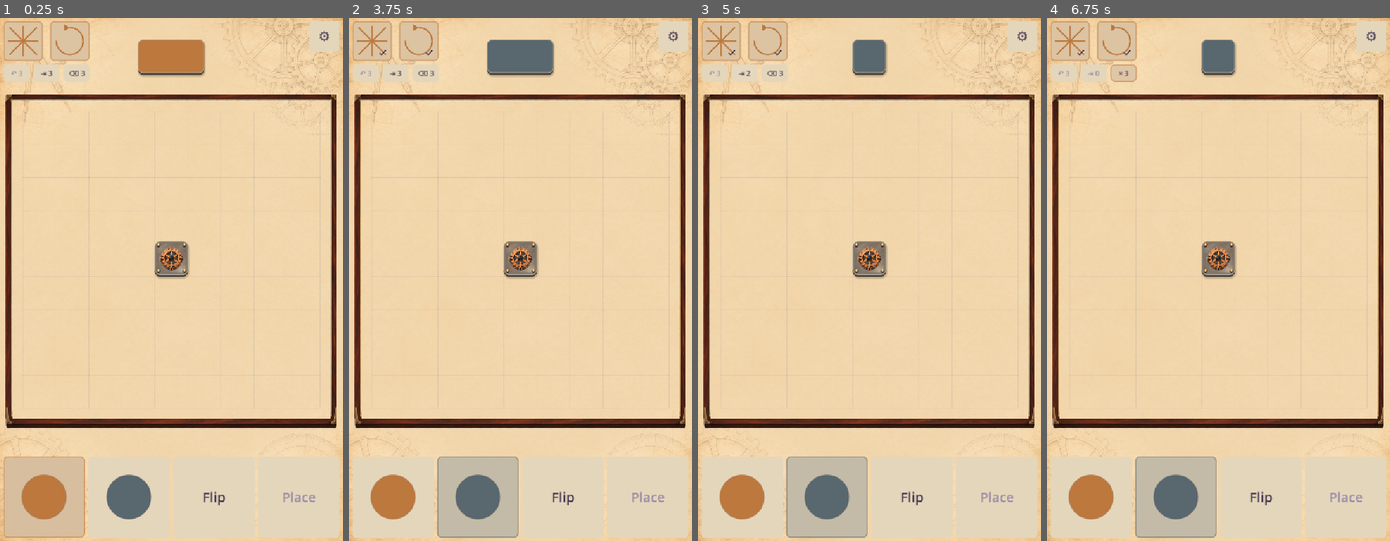
Above: before the commit, frames 1-4 (left to right).
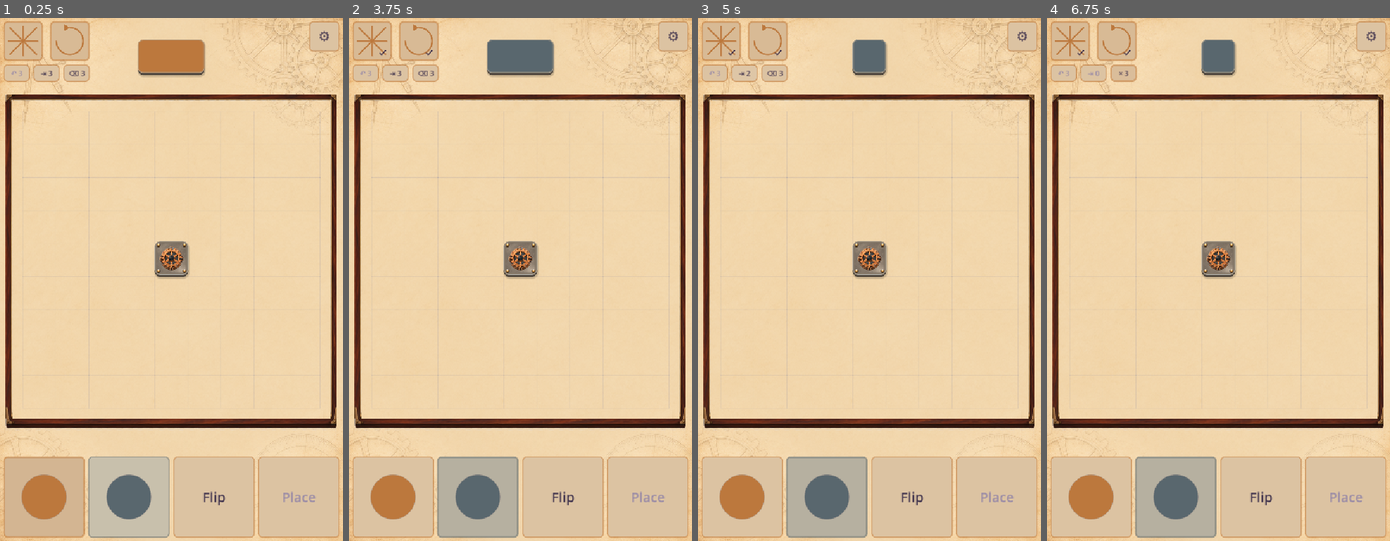
Above: after the commit, the same moments.

Repository: Shine-game/Tiles
Game: Godot game, scene res://main.tscn
Same seed, same stepped clock (60 frames per second), same inputs: the game is played once before the commit and once after it. Sound files missing from this copy of the repository are replaced by a short silence.
Inputs (mouse positions are in pixels of both pictures, inside the frame that each line leads up to):
- Up to frame 1 (0.25 s): no input
- Up to frame 2 (3.75 s): click (373, 38) at 0.52 s; click (417, 38) at 1.27 s; click "Flip" at 2 s; click (393, 499) at 2.77 s; click (479, 499) at 3.52 s
- Up to frame 3 (5 s): click "⇥ 3" at 4.25 s
- Up to frame 4 (6.75 s): click "⇥ 2" at 5 s; click "⇥ 1" at 5.75 s; click "⌫ 3" at 6.5 s

The runs differ from the first frame. In frame 1, 11% of the frame differs, in the area x 1-99%, y 0-100%; in frame 2, 11%; in frame 3, 11%; in frame 4, 11%.

Commit message:
Enlarge framed settings menu and add optional field symmetry axes

Diff:
--- a/scripts/board_view.gd
+++ b/scripts/board_view.gd
@@ -19,6 +19,7 @@
 const CoralLayer = preload("res://scripts/coral_visuals.gd")
 const MazeGrowth = preload("res://scripts/labyrinth_growth.gd")
 const MazeRenderer = preload("res://scripts/labyrinth_renderer.gd")
+const Axes = preload("res://scripts/field_axes.gd")
 const Growth = preload("res://scripts/growth.gd")
 var board: Array = []
 var pattern = Growth.new()
@@ -30,6 +31,11 @@
 var direction_by_edge: Dictionary = {}
 var leaf_texture: Texture2D = Brush.leaf()
 var announced_flowers: Dictionary = {}
+var axes_overlay: Control
+var show_axes := false:
+	set(enabled):
+		show_axes = enabled
+		_sync_axes()
 var show_guides := true
 var growth_before: Array = []
 var labyrinth := false
@@ -284,6 +290,19 @@
 			sprite.material.set_shader_parameter("grid_size", occupied_platform.grid_size)
 			sprite.material.set_shader_parameter("screen_pixel", 256.0 / pitch)
 
+	_sync_axes()
+
+func _sync_axes() -> void:
+	var enabled: bool = show_axes and show_guides and not complete_background and not board.is_empty()
+	if axes_overlay == null:
+		if not enabled: return
+		axes_overlay = Axes.new()
+		axes_overlay.name = "SymmetryAxes"
+		add_child(axes_overlay)
+	axes_overlay.visible = enabled
+	if enabled:
+		axes_overlay.configure(Rect2(_point(Vector2.ZERO), Vector2.ONE * board.size() * pitch), pitch)
+
 func surface_depth() -> float:
 	return 4.0 if clockwork else Platform.depth(pitch)
 
--- /dev/null
+++ b/scripts/field_axes.gd
@@ -0,0 +1,40 @@
+extends Control
+
+const Palette = preload("res://scripts/palette.gd")
+var pitch := 64.0
+
+func _ready() -> void:
+	mouse_filter = Control.MOUSE_FILTER_IGNORE
+	z_index = 45
+	resized.connect(queue_redraw)
+
+func configure(bounds: Rect2, cell_pitch: float) -> void:
+	position = bounds.position
+	size = bounds.size
+	pitch = cell_pitch
+	queue_redraw()
+
+func axes() -> Array:
+	var center := size / 2
+	return [
+		[Vector2(center.x, 0), Vector2(center.x, size.y)],
+		[Vector2(0, center.y), Vector2(size.x, center.y)],
+		[Vector2.ZERO, size],
+		[Vector2(0, size.y), Vector2(size.x, 0)],
+	]
+
+func _draw() -> void:
+	var dash: float = clampf(pitch * 0.16, 6, 14)
+	# The light casing and dark center remain readable over every tile material.
+	for axis: Array in axes():
+		var start: Vector2 = axis[0]
+		var finish: Vector2 = axis[1]
+		var direction := (finish - start).normalized()
+		var distance := start.distance_to(finish)
+		var offset := 0.0
+		while offset < distance:
+			var a := start + direction * offset
+			var b := start + direction * minf(distance, offset + dash)
+			draw_line(a, b, Color(1, 1, 1, 0.82), 4, true)
+			draw_line(a, b, Color(Palette.text(), 0.85), 1.5, true)
+			offset += dash * 1.6
--- a/scripts/main.gd
+++ b/scripts/main.gd
@@ -10,6 +10,7 @@
 const GrowthSounds = preload("res://scripts/growth_audio.gd")
 const PaletteChoice = preload("res://scripts/palette_choice.gd")
 const Gallery = preload("res://scripts/gallery.gd")
+const Frame = preload("res://scripts/board_frame.gd")
 const ThemeTile = preload("res://scripts/theme_tile.gd")
 const ColorMark = preload("res://scripts/color_mark.gd")
 const SymmetryIcon = preload("res://scripts/symmetry_icon.gd")
@@ -55,6 +56,7 @@
 var palette_button: Button
 var palette_menu: PanelContainer
 var palette_list: Control
+var menu_frame: BoardFrame
 var palette_options: Array = []
 var indicators: Array = []
 var size_picker: Button
@@ -65,11 +67,13 @@
 var theme_options: Array = []
 var difficulty_options: Array = []
 var settings_options: Array = []
+var menu_close: Button
 var back_button: Button
 var vine_colors_button: Button
 var themes_back_button: Button
 var background_button: Button
 var effects_button: Button
+var axes_button: Button
 var menu_title: Label
 var confirmation: ConfirmationDialog
 var pending_change: Callable
@@ -155,6 +159,9 @@
 	add_child(palette_menu)
 	palette_list = Control.new()
 	palette_menu.add_child(palette_list)
+	menu_frame = Frame.new()
+	menu_frame.name = "SettingsFrame"
+	palette_list.add_child(menu_frame)
 	_build_settings()
 	reef_background = ColorRect.new()
 	reef_background.mouse_filter = Control.MOUSE_FILTER_IGNORE
@@ -520,6 +527,7 @@
 	menu_title = Label.new()
 	menu_title.horizontal_alignment = HORIZONTAL_ALIGNMENT_CENTER
 	palette_list.add_child(menu_title)
+	menu_close = _menu_button("×", func(): palette_menu.hide())
 	back_button = _menu_button("‹ Settings", func(): _show_menu("Settings"))
 	for page: String in ["Themes", "Difficulty", "Gallery", "Sound Settings"]:
 		settings_options.append(_menu_button(page, _open_gallery if page == "Gallery" else _show_menu.bind(page)))
@@ -533,6 +541,8 @@
 		theme_options.append(option)
 	for level in range(3):
 		difficulty_options.append(_menu_button(["Easy", "Moderate", "Difficult"][level], _request_difficulty.bind(level)))
+	axes_button = _menu_button("Show axes on field: Off", _toggle_axes)
+	axes_button.toggle_mode = true
 	vine_colors_button = _menu_button("Vine colors", _show_menu.bind("Vine colors"))
 	themes_back_button = _menu_button("‹ Themes", _show_menu.bind("Themes"))
 	for i in range(Palette.PAIRS.size()):
@@ -568,55 +578,95 @@
 	elif menu_page == "Vine colors":
 		options = [themes_back_button] + palette_options
 	elif menu_page == "Difficulty":
-		options = [back_button] + difficulty_options + [size_picker, new_button]
+		options = [back_button] + difficulty_options + [axes_button, size_picker, new_button]
 	elif menu_page == "Sound Settings":
 		options = [back_button, background_button, effects_button]
-	var width: float = minf(360, size.x - 2 * pad)
-	var row_height: float = minf(64, (size.y - 4 * pad - 42) / options.size() - 6)
-	var height: float = 38 + (row_height + 6) * options.size() + 12
+	menu_frame.apply_theme(Palette.theme_id())
+	_refresh_menu_style()
+	var inset: Vector4 = Frame.margins() if menu_frame.is_present() else Vector4(12, 12, 12, 12)
+	var desired_height: float = (38 + 70 * options.size() + 12) * 1.5
+	var width: float = minf(540, size.x - 2 * pad)
+	var height: float = minf(desired_height, size.y - 2 * pad)
+	var scale_factor: float = minf(1, minf(width / 540, height / desired_height))
+	var content_width: float = width - inset.x - inset.z
+	var content_height: float = height - inset.y - inset.w
+	var title_height: float = 57 * scale_factor
+	var gap: float = 9 * scale_factor
+	var bottom: float = 18 * scale_factor
+	var row_height: float = (content_height - title_height - bottom - gap * (options.size() - 1)) / options.size()
 	var y: float = minf(palette_button.get_rect().end.y + pad, size.y - pad - height)
 	_set_rect(palette_menu, Rect2((size.x - width) / 2, maxf(pad, y), width, height))
+	_set_rect(palette_list, Rect2(Vector2(inset.x, inset.y), Vector2(content_width, content_height)))
+	menu_frame.surround(Rect2(Vector2.ZERO, Vector2(content_width, content_height)))
 	menu_title.text = menu_page
-	menu_title.add_theme_font_size_override("font_size", 20)
-	_set_rect(menu_title, Rect2(0, 0, width - 12, 32))
+	menu_title.add_theme_font_size_override("font_size", maxi(12, roundi(40 * scale_factor)))
+	var close_side: float = maxf(22, 48 * scale_factor)
+	menu_close.show()
+	menu_close.add_theme_font_size_override("font_size", maxi(11, roundi(28 * scale_factor)))
+	_set_rect(menu_close, Rect2(content_width - close_side, 0, close_side, close_side))
+	_set_rect(menu_title, Rect2(close_side + gap, 0, maxf(1, content_width - 2 * (close_side + gap)), title_height - gap))
 	new_button.text = "Restart"
+	axes_button.text = "Show axes on field: " + ("On" if board_view.show_axes else "Off")
+	axes_button.set_pressed_no_signal(board_view.show_axes)
 	background_button.text = "Background noises: " + ("On" if sounds.background_enabled else "Off")
 	effects_button.text = "Special effects: " + ("On" if sounds.effects_enabled else "Off")
 	for i in range(theme_options.size()):
 		var id: String = Palette.THEMES[i]
 		theme_options[i].text = ("✓ " if id == Palette.theme_id() else "") + Palette.theme_label(id)
-		# Space at the left leaves the core tile fully visible.
-		theme_options[i].add_theme_constant_override("h_separation", 12)
 		var tile: Control = theme_options[i].get_child(0)
-		_set_rect(tile, Rect2(width - row_height - 24, 8, row_height - 16, row_height - 16))
+		var tile_side: float = maxf(16, row_height - 16 * scale_factor)
+		theme_options[i].set_meta("menu_right_inset", tile_side + 20)
+		_set_rect(tile, Rect2(content_width - tile_side - 12, (row_height - tile_side) / 2, tile_side, tile_side))
 	for i in range(difficulty_options.size()):
 		difficulty_options[i].text = ("✓ " if i == difficulty else "") + ["Easy", "Moderate", "Difficult"][i]
 	for i in range(options.size()):
-		options[i].show()
-		_set_rect(options[i], Rect2(0, 38 + i * (row_height + 6), width - 12, row_height))
-		var font_size: int = clampi(roundi(row_height * 0.3), 11, 18)
-		if theme_options.has(options[i]):
-			font_size = mini(font_size, maxi(10, int((width - 100) / 12.5)))
-		options[i].add_theme_font_size_override("font_size", font_size)
+		var button: Button = options[i]
+		button.show()
+		if palette_options.has(button):
+			button.set_meta("menu_right_inset", row_height + 12)
+		var text_width: float = content_width - (18 if theme_options.has(button) else 6) - float(button.get_meta("menu_right_inset", 6))
+		var font_size: int = maxi(11, roundi(36 * scale_factor))
+		var font: Font = button.get_theme_font("font")
+		while font_size > 10 and font.get_string_size(button.text, HORIZONTAL_ALIGNMENT_LEFT, -1, font_size).x > text_width:
+			font_size -= 1
+		button.add_theme_font_size_override("font_size", font_size)
+		_set_rect(button, Rect2(0, title_height + i * (row_height + gap), content_width, row_height))
+
+func _refresh_menu_style() -> void:
+	var menu_style := _style(Palette.controls())
+	var inset: Vector4 = Frame.margins() if menu_frame.is_present() else Vector4(12, 12, 12, 12)
+	menu_style.content_margin_left = inset.x
+	menu_style.content_margin_top = inset.y
+	menu_style.content_margin_right = inset.z
+	menu_style.content_margin_bottom = inset.w
+	menu_style.set_border_width_all(0 if menu_frame.is_present() else 2)
+	menu_style.border_color = Color(Palette.tile(1), 0.6)
+	palette_menu.add_theme_stylebox_override("panel", menu_style)
 
 func _apply_button_style(button: Button, active: bool = false, color: int = 1) -> void:
 	for state: String in ["normal", "hover", "pressed", "hover_pressed", "disabled"]:
-		var ink: Color = Palette.controls().lerp(Palette.tile(color), 0.20) if active else Palette.controls()
+		var ink: Color = Palette.controls().lerp(Palette.tile(color), 0.30 if active else 0.20)
 		if state == "hover": ink = ink.lightened(0.04)
 		if state in ["pressed", "hover_pressed"]: ink = ink.darkened(0.025)
 		var style := _style(ink)
-		style.set_border_width_all(2 if active else 0)
+		style.set_border_width_all(3 if active else 2)
 		style.border_color = Color(Palette.tile(color), 0.6)
 		if button in [undo_button, skip_button, erase_button]:
 			style.content_margin_top = 2
 			style.content_margin_bottom = 2
 		if theme_options.has(button):
 			style.content_margin_left = 18
-			style.content_margin_right = 70
+			style.content_margin_right = float(button.get_meta("menu_right_inset", 70))
+		elif palette_options.has(button):
+			style.content_margin_right = float(button.get_meta("menu_right_inset", 70))
 		button.add_theme_stylebox_override(state, style)
 	for state: String in ["font_color", "font_hover_color", "font_pressed_color", "font_hover_pressed_color", "font_focus_color"]:
 		button.add_theme_color_override(state, Palette.text())
 	button.add_theme_color_override("font_disabled_color", Palette.muted())
+	var focus := _style(Color.TRANSPARENT)
+	focus.set_border_width_all(2)
+	focus.border_color = Color(Palette.tile(color), 0.9)
+	button.add_theme_stylebox_override("focus", focus)
 
 func _refresh_theme() -> void:
 	reef_background.visible = Palette.coral_reef
@@ -634,15 +684,14 @@
 			active = sounds.background_enabled
 		elif button == effects_button:
 			active = sounds.effects_enabled
+		elif button == axes_button:
+			active = board_view.show_axes
 		elif button == erase_button:
 			active = erase_mode
 		_apply_button_style(button, active, color)
 	for button: Button in [blue_button, coral_button]:
 		button.get_child(0).queue_redraw()
-	var menu_style := _style(Palette.controls())
-	menu_style.set_border_width_all(2)
-	menu_style.border_color = Color(Palette.text(), 0.3)
-	palette_menu.add_theme_stylebox_override("panel", menu_style)
+	_refresh_menu_style()
 	menu_title.add_theme_color_override("font_color", Palette.text())
 	queue_redraw()
 
@@ -674,6 +723,12 @@
 	_confirm_new_game("Switch to %s and start a new game?" % ["Easy", "Moderate", "Difficult"][level], func():
 		difficulty = level as Game.Difficulty
 		_reset())
+
+func _toggle_axes() -> void:
+	board_view.show_axes = not board_view.show_axes
+	_layout_palette_menu(clampf(minf(size.x, size.y) * 0.018, 4, 12))
+	_refresh_theme()
+	_update_summaries(game.board)
 
 func _toggle_background() -> void:
 	sounds.set_background_enabled(not sounds.background_enabled)
@@ -780,6 +835,7 @@
 	var artwork = BoardView.new()
 	artwork.size = Vector2(900, 900)
 	artwork.show_guides = false
+	artwork.show_axes = false
 	artwork.complete_background = true
 	artwork.paper_background = Palette.clockwork
 	viewport.add_child(artwork)
--- /dev/null
+++ b/tests/test_field_axes.gd
@@ -0,0 +1,134 @@
+extends SceneTree
+
+const Palette = preload("res://scripts/palette.gd")
+const Board = preload("res://scripts/board_view.gd")
+var checks := 0
+var failures := 0
+
+func check(ok: bool, message: String) -> void:
+	checks += 1
+	if not ok:
+		failures += 1
+		push_error("FAIL: " + message)
+
+func click(button: Button) -> void:
+	for pressed: bool in [true, false]:
+		var event := InputEventMouseButton.new()
+		event.button_index = MOUSE_BUTTON_LEFT
+		event.position = button.get_global_rect().get_center()
+		event.pressed = pressed
+		root.push_input(event, true)
+
+func capture() -> Image:
+	await process_frame
+	await RenderingServer.frame_post_draw
+	return root.get_texture().get_image()
+
+func _initialize() -> void:
+	_run.call_deferred()
+
+func _run() -> void:
+	root.size = Vector2i(720, 1100)
+	var scene = load("res://main.tscn").instantiate()
+	root.add_child(scene)
+	for i in range(4): await process_frame
+	check(not scene.board_view.show_axes and scene.board_view.axes_overlay == null, "axes are off by default")
+	scene._show_menu("Difficulty")
+	await process_frame
+	check(scene.axes_button.visible and scene.axes_button.text == "Show axes on field: Off", "Difficulty contains the axes toggle")
+	var original: Array = scene.game.board.duplicate(true)
+	var original_game = scene.game
+	click(scene.axes_button)
+	check(scene.board_view.show_axes and scene.axes_button.button_pressed, "axes option enables the overlay immediately")
+	check(scene.game == original_game and scene.game.board == original, "axes toggle preserves the current game")
+	click(scene.menu_close)
+	for theme: String in Palette.THEMES:
+		scene._select_theme(theme)
+		check(scene.board_view.show_axes, "axes preference survives theme changes")
+		for n in [9, 11]:
+			scene.requested_size = n
+			scene._reset()
+			scene.board_view.advance_growth(100)
+			for dimensions: Vector2 in [Vector2(240, 320), Vector2(390, 844), Vector2(720, 1100), Vector2(844, 390)]:
+				scene.size = dimensions
+				scene._layout()
+				var view = scene.board_view
+				var overlay = view.axes_overlay
+				check(overlay.visible and overlay.axes().size() == 4, "all four reflection axes remain visible for every theme, size and orientation")
+				var rect := Rect2(view._point(Vector2.ZERO), Vector2.ONE * n * view.pitch)
+				check(overlay.get_rect().is_equal_approx(rect), "axes align with the playing grid's raised surface")
+				for axis: Array in overlay.axes():
+					check(((axis[0] + axis[1]) / 2).is_equal_approx(overlay.size / 2), "each axis crosses the exact field center")
+				check(overlay.mouse_filter == Control.MOUSE_FILTER_IGNORE, "axes do not intercept tile input")
+				check(overlay.z_index + view.z_index > scene.floating_piece.z_index, "axes draw above hovering tiles as well as placed artwork")
+				var art = Board.new()
+				art.show_guides = false
+				art.complete_background = true
+				art.show_axes = true
+				art.size = Vector2(900, 900)
+				root.add_child(art)
+				art.show_settled(scene.game.board)
+				check(art.axes_overlay == null or not art.axes_overlay.visible, "clean artwork cannot display axes even if accidentally enabled")
+				art.queue_free()
+				await process_frame
+		if DisplayServer.get_name() != "headless":
+			scene.size = Vector2(720, 1100)
+			scene._layout()
+			scene.board_view.show_settled(scene.game.board)
+			scene.board_view.advance_growth(100)
+			if scene.board_view.reef_water != null: scene.board_view.reef_water.freeze_phase(0)
+			scene.board_view.show_axes = false
+			var before: Image = await capture()
+			scene.board_view.show_axes = true
+			var after: Image = await capture()
+			var overlay = scene.board_view.axes_overlay
+			for axis: Array in overlay.axes():
+				var changed := 0
+				for i in range(10, 90):
+					var point: Vector2i = Vector2i(overlay.global_position + axis[0].lerp(axis[1], i / 100.0))
+					if not before.get_pixelv(point).is_equal_approx(after.get_pixelv(point)): changed += 1
+				check(changed > 20, "native overlay visibly draws every axis on " + theme)
+			var preview_dir := OS.get_environment("TILES_TEST_PREVIEW_DIR")
+			if not preview_dir.is_empty():
+				DirAccess.make_dir_recursive_absolute(preview_dir)
+				after.save_png(preview_dir.path_join("axes-%s.png" % theme))
+	# A real save must remain free of axes while the live preference stays enabled.
+	scene._select_theme("vines")
+	scene.requested_size = 9
+	scene._reset()
+	scene.board_view.show_axes = true
+	if DisplayServer.get_name() != "headless":
+		scene.gallery.directory = "user://axes-test-%d" % Time.get_ticks_usec()
+		scene.indicators[0].panel.pressed.emit()
+		while scene.saving: await process_frame
+		var records: Array = scene.gallery.entries()
+		check(records.size() == 1, "symmetric artwork saves with the overlay enabled")
+		check(scene.board_view.show_axes and scene.board_view.axes_overlay.visible, "saving preserves the live overlay preference")
+		var viewport := SubViewport.new()
+		viewport.size = Vector2i(900, 900)
+		viewport.disable_3d = true
+		viewport.render_target_update_mode = SubViewport.UPDATE_ALWAYS
+		root.add_child(viewport)
+		var art = Board.new()
+		art.size = Vector2(900, 900)
+		art.show_guides = false
+		art.complete_background = true
+		viewport.add_child(art)
+		art.show_settled(scene.game.board)
+		await process_frame
+		await RenderingServer.frame_post_draw
+		check(scene.gallery.picture(records[0]).get_image().get_data() == viewport.get_texture().get_image().get_data(), "saved PNG matches an axis-free artwork pixel for pixel")
+		var fingerprint: String = scene._design_fingerprint()
+		scene._toggle_axes()
+		check(not scene.board_view.axes_overlay.visible and scene._design_fingerprint() == fingerprint, "disabling axes hides them without changing artwork identity")
+		viewport.queue_free()
+		for file: String in DirAccess.open(scene.gallery.directory).get_files():
+			DirAccess.remove_absolute(scene.gallery.directory.path_join(file))
+		DirAccess.remove_absolute(scene.gallery.directory)
+	else:
+		scene._toggle_axes()
+		check(not scene.board_view.axes_overlay.visible, "disabling axes hides all four lines immediately")
+	scene.queue_free()
+	await process_frame
+	print("Field axes: %d checks, %d failures" % [checks, failures])
+	quit(1 if failures else 0)
--- a/tests/test_piece_surface.gd
+++ b/tests/test_piece_surface.gd
@@ -39,11 +39,22 @@
 	for theme: String in Palette.THEMES:
 		scene._select_theme(theme)
 		for button: Button in [scene.flip_button, scene.place_button, scene.new_button, scene.size_picker, scene.skip_button]:
-			check(button.get_theme_stylebox("normal").bg_color == Palette.controls(), "ordinary buttons share the idle symmetry background")
+			check(button.get_theme_stylebox("normal").bg_color == Palette.controls().lerp(Palette.tile(1), 0.20), "ordinary buttons share the tinted symmetry background")
 		var active: StyleBoxFlat = scene.blue_button.get_theme_stylebox("normal")
 		var symmetry: StyleBoxFlat = scene.indicators[0].panel.get_theme_stylebox("normal")
 		check(active.bg_color == symmetry.bg_color and active.border_color == symmetry.border_color, "selected color button shares active symmetry styling")
-		check(scene.blue_button.get_theme_stylebox("hover_pressed").border_width_left == 2, "selected color remains outlined while pressed")
+		check(scene.blue_button.get_theme_stylebox("hover_pressed").border_width_left == 3, "selected color remains outlined while pressed")
+		for button: Button in scene.themed_buttons:
+			for state: String in ["normal", "hover", "pressed", "hover_pressed", "disabled"]:
+				var style: StyleBoxFlat = button.get_theme_stylebox(state)
+				check(style.border_width_left >= 2 and style.border_width_right >= 2 and style.border_width_top >= 2 and style.border_width_bottom >= 2, "every button has a visible border, including disabled and menu controls")
+				check(style.bg_color != Palette.controls() and style.bg_color.a == 1.0, "every button retains its theme tint in every state")
+		for page: String in ["Settings", "Themes", "Difficulty", "Sound Settings", "Vine colors"]:
+			scene._show_menu(page)
+			for button: Button in scene.menu_buttons:
+				if button.visible:
+					check(button.get_theme_stylebox("normal").border_width_left >= 2, "opening a menu preserves entry outlines")
+			scene.palette_menu.hide()
 		var source_view := viewport()
 		var floating_view := viewport()
 		var placed_view := viewport()
--- a/tests/test_settings.gd
+++ b/tests/test_settings.gd
@@ -63,6 +63,14 @@
 	click(scene.palette_button)
 	await process_frame
 	check(scene.palette_menu.visible and scene.menu_page == "Settings", "Settings opens floating menu")
+	check(scene.palette_menu.size.is_equal_approx(Vector2(540, 495)), "Settings box is 1.5 times its previous 360 by 330 size")
+	check(scene.menu_title.get_theme_font_size("font_size") == 40 and scene.settings_options[0].get_theme_font_size("font_size") == 36, "Settings title and entries use double text size")
+	check(scene.menu_frame.is_present() and scene.menu_frame.texture == scene.board_view.board_frame.texture, "Settings reuses the playing-field decorative frame")
+	check(scene.menu_frame.get_global_rect().is_equal_approx(scene.palette_menu.get_global_rect()), "decorative perimeter fits the full menu box")
+	click(scene.menu_close)
+	check(not scene.palette_menu.visible, "enlarged menu has a reachable close button")
+	click(scene.palette_button)
+	await process_frame
 	check(scene.settings_options.map(func(button): return button.text) == ["Themes", "Difficulty", "Gallery", "Sound Settings"], "Settings has exactly the requested entries")
 	click(scene.settings_options[0])
 	await process_frame
@@ -119,7 +127,7 @@
 				check(bounds.encloses(scene.board_view.get_rect()), "board fits every theme/size/orientation")
 				check(scene.erase_button.get_rect().end.y <= scene.board_view.position.y, "jokers stay above the board")
 				check(scene.undo_button.position.y > scene.indicators[0].panel.position.y and scene.undo_button.position.x == scene.indicators[0].panel.position.x, "jokers sit below the symmetry controls")
-				check(scene.find_children("ButtonFrame", "NinePatchRect", true, false).is_empty(), "only the playing field uses a frame")
+				check(scene.find_children("ButtonFrame", "NinePatchRect", true, false).is_empty(), "individual buttons remain unframed")
 				for button: Button in [scene.blue_button, scene.coral_button, scene.flip_button, scene.place_button]:
 					check(button.size.is_equal_approx(scene.place_button.size) and is_equal_approx(button.size.x, button.size.y), "bottom buttons are equal squares")
 					check(bounds.encloses(button.get_rect()), "bottom buttons stay on screen")
Not shown, added: scripts/field_axes.gd.uid
Not shown, added: tests/test_field_axes.gd.uid
Not shown, changed: docs/theme-frames.md
